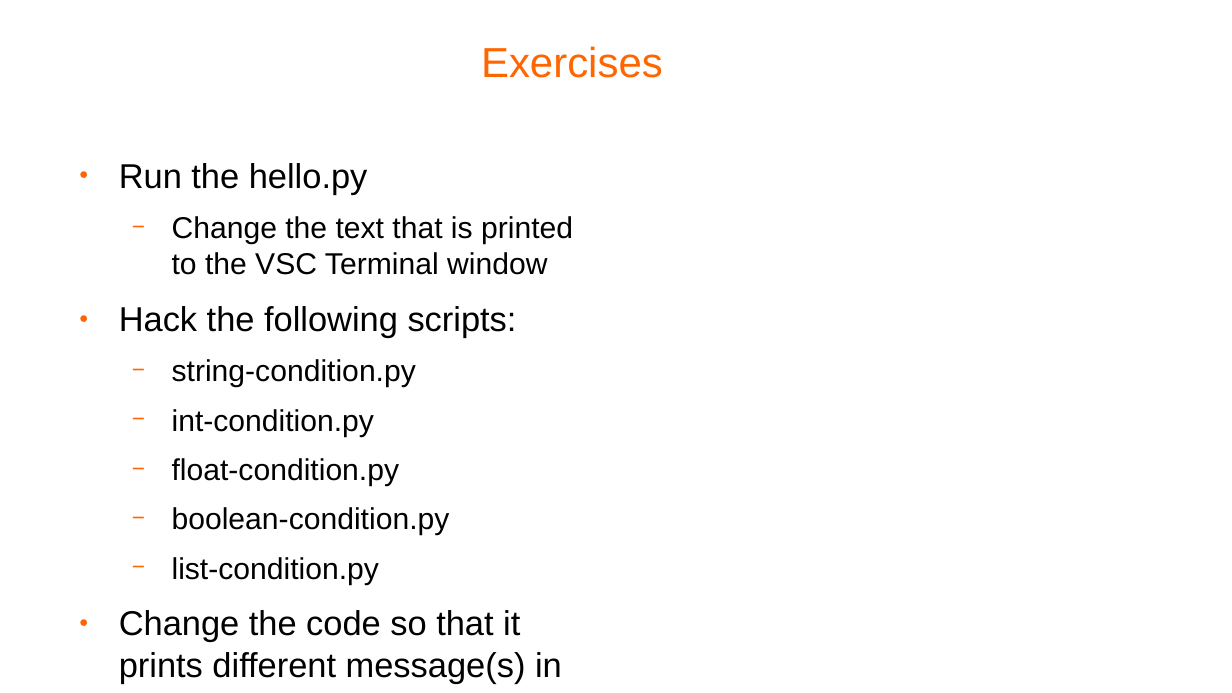
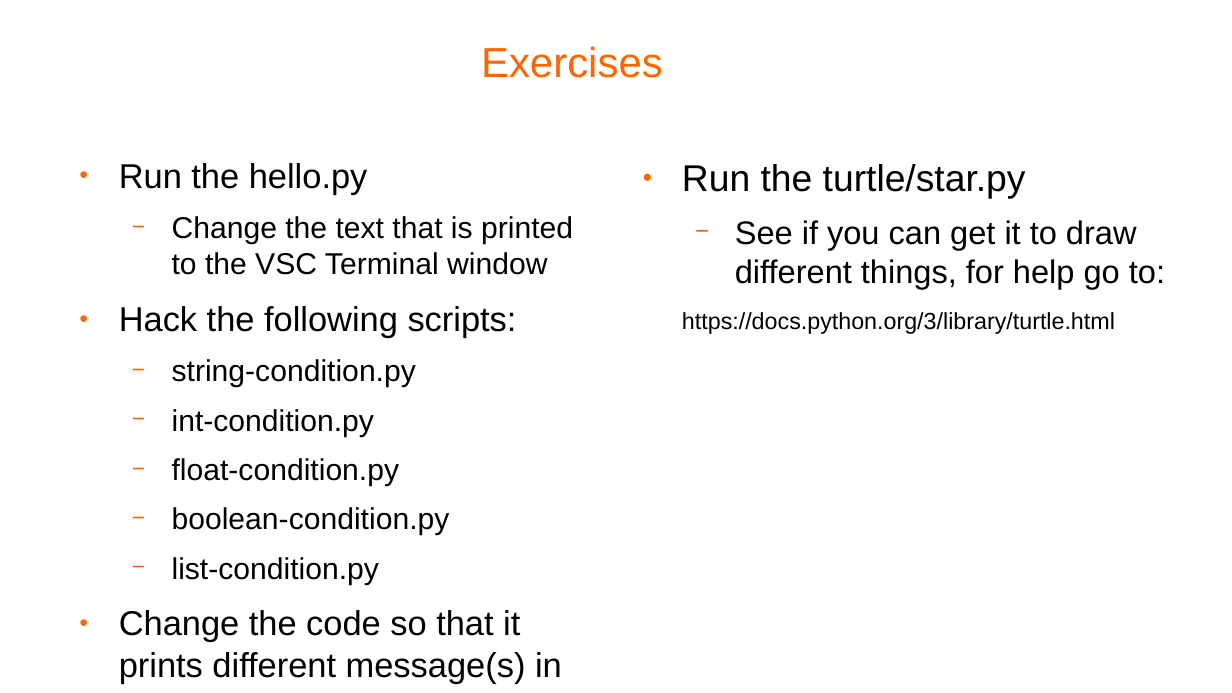
Before and after one commit to pellcorp/coding, a slide deck: slide 18 of docs/python coding.odp. Drawn at 1232x693 pixels with LibreOffice and Linux fonts; fonts in the diff are those of the drawing; background and template pictures are left out. Boxes give left, top, right and bottom in pixels: in the first picture for what was removed or moved away, otherwise in the second. Text is boxed around its words. In the diff, an @@ line names an element or a change of style, - is before the commit and + after.

Commit message:
the turtle

```diff
--- a/docs/python coding.odp
+++ b/docs/python coding.odp
@@ text added at (682, 164, 1165, 334), 21 pt, text #000000 @@
+● Run the turtle/star.py
+  − See if you can get it to draw different things, for help go to:
+https://docs.python.org/3/library/turtle.html
```
Also in this commit, not shown: 2 other slides changed, 1 other file.
